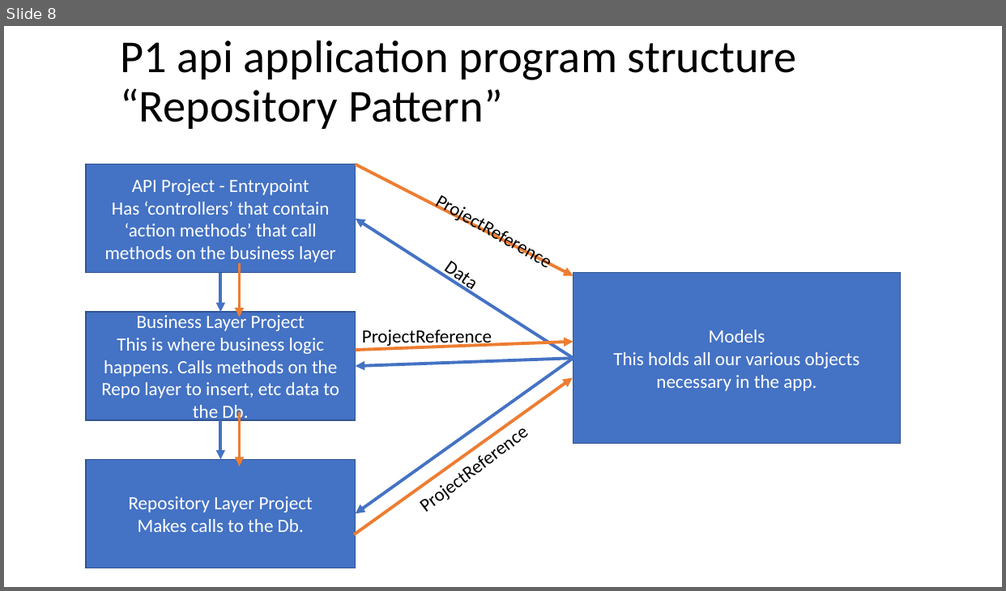
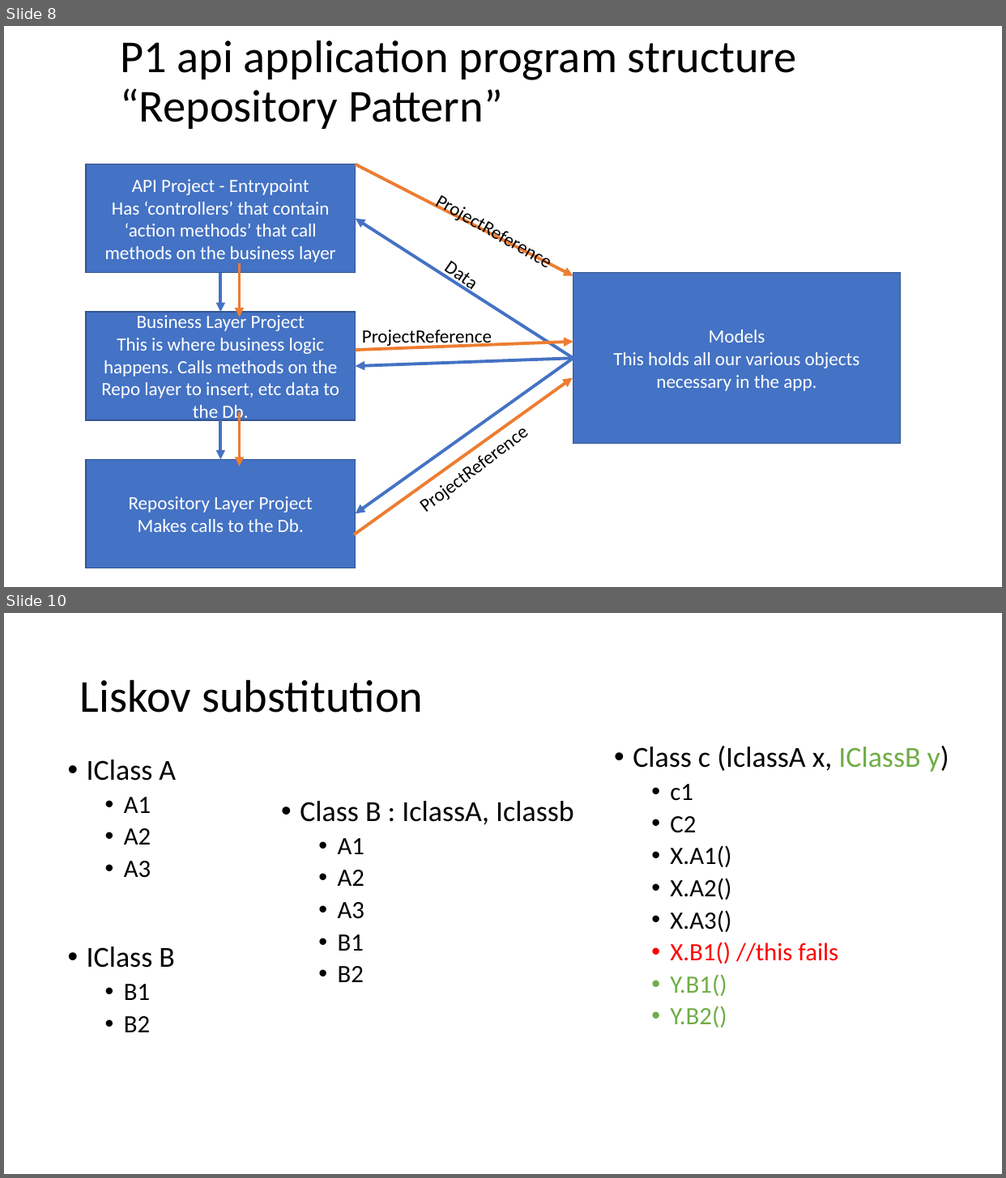
Before and after one commit to 221114-NET/trainer_code, a slide deck: resources/MarksDrawrings.pptx. Shown one above the other, each under a label of ours: slide 8 before the commit, slides 8 and 10 after it; the slides between them are not shown. The pictures are 1006x591 and 1006x1178 pixels, drawn with LibreOffice and Linux fonts; fonts in the diff are those of the drawing. Boxes give left, top, right and bottom in pixels: in the first picture for what was removed or moved away, otherwise in the second. Text is boxed around its words. In the diff, an @@ line names an element or a change of style, - is before the commit and + after.

```diff
--- a/resources/MarksDrawrings.pptx
+++ b/resources/MarksDrawrings.pptx
@@ slide 10 added at bbox=[4, 613, 1002, 1174], background #FFFFFF @@
@@ title added at bbox=[80, 679, 423, 713], 44 pt, text #000000 @@
+Liskov substitution
@@ text added at bbox=[633, 746, 949, 1028], 24 pt, text #000000 @@
+• Class c (IclassA x, IClassB y)
+  • c1
+  • C2
+  • X.A1()
+  • X.A2()
+  • X.A3()
+  • X.B1() //this fails
+  • Y.B1()
+  • Y.B2()
@@ text added at bbox=[87, 760, 176, 878], 28 pt, text #000000 @@
+• IClass A
+  • A1
+  • A2
+  • A3
@@ text added at bbox=[300, 801, 574, 982], 28 pt, text #000000 @@
+• Class B : IclassA, Iclassb
+  • A1
+  • A2
+  • A3
+  • B1
+  • B2
@@ text added at bbox=[87, 947, 175, 1033], 28 pt, text #000000 @@
+• IClass B
+  • B1
+  • B2
```
Also in this commit, not shown: 1 other slide added, 26 other files.
